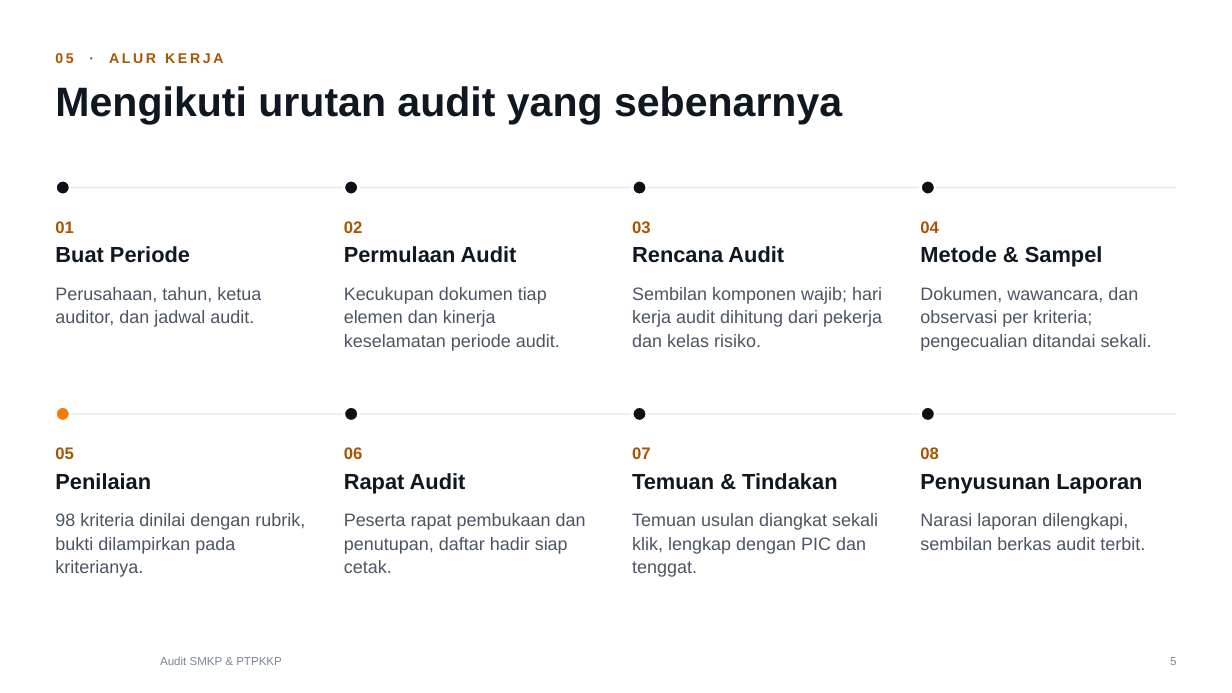
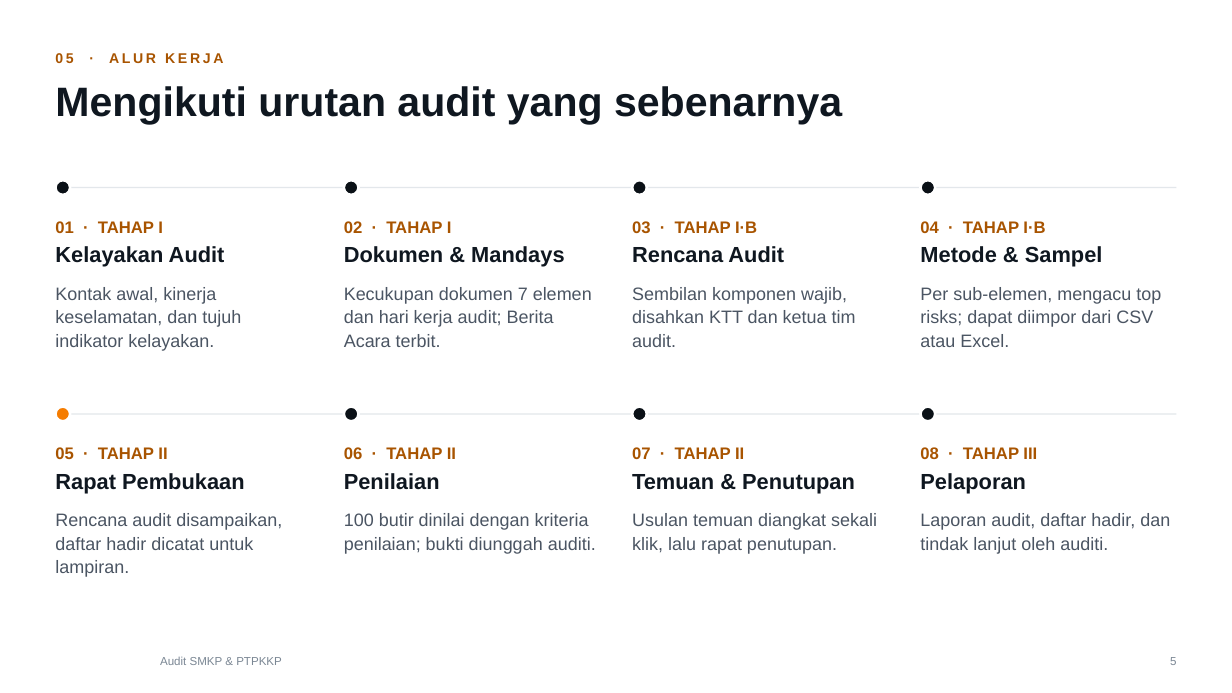
Before and after one commit to ozuby24/EQOHSEE, a slide deck: slide 5 of docs/jual/smkp/Promosi-Audit-SMKP-PTPKKP-EQOHSEE.pptx. Drawn at 1232x693 pixels with LibreOffice and Linux fonts; fonts in the diff are those of the drawing; background and template pictures are left out. Boxes give left, top, right and bottom in pixels: in the first picture for what was removed or moved away, otherwise in the second. Text is boxed around its words. In the diff, an @@ line names an element or a change of style, - is before the commit and + after.

```diff
--- a/docs/jual/smkp/Promosi-Audit-SMKP-PTPKKP-EQOHSEE.pptx
+++ b/docs/jual/smkp/Promosi-Audit-SMKP-PTPKKP-EQOHSEE.pptx
@@ text at (55, 221, 163, 233): text changed @@
-01
+01 · TAHAP I
@@ text at (344, 221, 452, 233): text changed @@
-02
+02 · TAHAP I
@@ text at (632, 221, 757, 233): text changed @@
-03
+03 · TAHAP I·B
@@ text at (920, 221, 1045, 233): text changed @@
-04
+04 · TAHAP I·B
@@ text at (55, 246, 225, 267): text changed @@
-Buat Periode
+Kelayakan Audit
@@ text at (344, 246, 564, 267): text changed @@
-Permulaan Audit
+Dokumen & Mandays
@@ text at (55, 287, 241, 351): text changed @@
-Perusahaan, tahun, ketua auditor, dan jadwal audit.
+Kontak awal, kinerja keselamatan, dan tujuh indikator kelayakan.
@@ text at (344, 287, 592, 347): text changed @@
-Kecukupan dokumen tiap elemen dan kinerja keselamatan periode audit.
+Kecukupan dokumen 7 elemen dan hari kerja audit; Berita Acara terbit.
@@ text at (632, 287, 856, 347): text changed @@
-Sembilan komponen wajib; hari kerja audit dihitung dari pekerja dan kelas risiko.
+Sembilan komponen wajib, disahkan KTT dan ketua tim audit.
@@ text at (920, 287, 1161, 347): text changed @@
-Dokumen, wawancara, dan observasi per kriteria; pengecualian ditandai sekali.
+Per sub-elemen, mengacu top risks; dapat diimpor dari CSV atau Excel.
@@ text at (55, 447, 167, 459): text changed @@
-05
+05 · TAHAP II
@@ text at (344, 447, 456, 459): text changed @@
-06
+06 · TAHAP II
@@ text at (632, 447, 744, 459): text changed @@
-07
+07 · TAHAP II
@@ text at (920, 447, 1037, 459): text changed @@
-08
+08 · TAHAP III
@@ text at (55, 473, 245, 494): text changed @@
-Penilaian
+Rapat Pembukaan
@@ text at (344, 473, 440, 490): text changed @@
-Rapat Audit
+Penilaian
@@ text at (632, 474, 855, 494): text changed @@
-Temuan & Tindakan
+Temuan & Penutupan
@@ text at (920, 473, 1026, 494): text changed @@
-Penyusunan Laporan
+Pelaporan
@@ text at (55, 513, 282, 577): text changed @@
-98 kriteria dinilai dengan rubrik, bukti dilampirkan pada kriterianya.
+Rencana audit disampaikan, daftar hadir dicatat untuk lampiran.
@@ text at (344, 513, 596, 554): text changed @@
-Peserta rapat pembukaan dan penutupan, daftar hadir siap cetak.
+100 butir dinilai dengan kriteria penilaian; bukti diunggah auditi.
@@ text at (632, 513, 877, 554): text changed @@
-Temuan usulan diangkat sekali klik, lengkap dengan PIC dan tenggat.
+Usulan temuan diangkat sekali klik, lalu rapat penutupan.
@@ text at (920, 513, 1170, 554): text changed @@
-Narasi laporan dilengkapi, sembilan berkas audit terbit.
+Laporan audit, daftar hadir, dan tindak lanjut oleh auditi.
```
Also in this commit, not shown: 12 other slides changed, 1 slide added, 1 slide removed, 2 other files.
